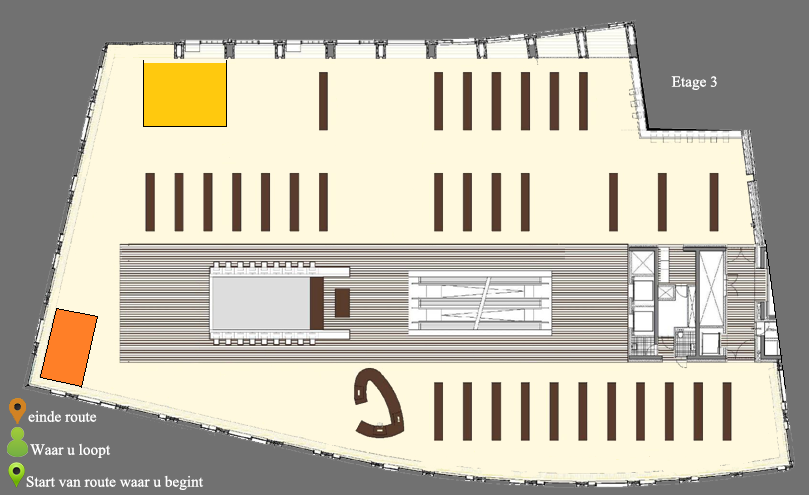
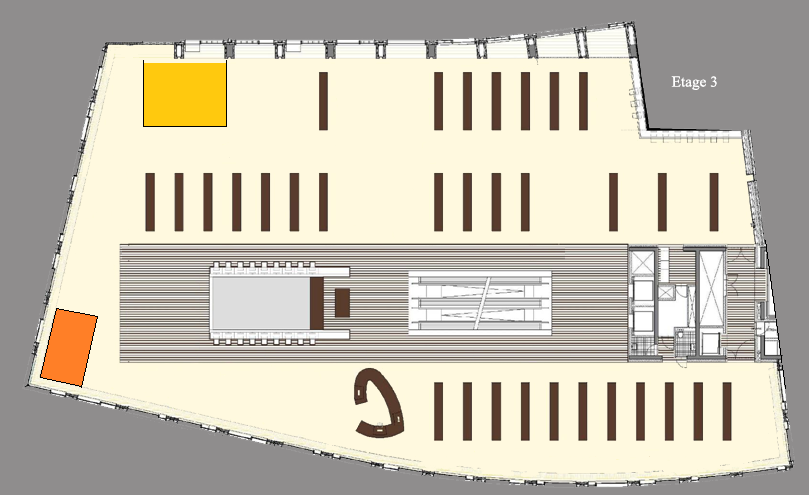
The second 809x495 image is a revision of the first. Changes to its layers:
hid "Waar u loopt", painted on it over [7, 398, 204, 490]
removed layer "Laag 4" over [7, 427, 28, 457]
removed layer "Start van route waar u begint" over [26, 475, 204, 490]
removed layer "Laag 3" over [8, 462, 25, 488]
removed layer "einde route" over [28, 410, 97, 422]
removed layer "Laag 7" over [9, 398, 26, 424]
painted on "Laag 8" over [0, 0, 809, 495]
